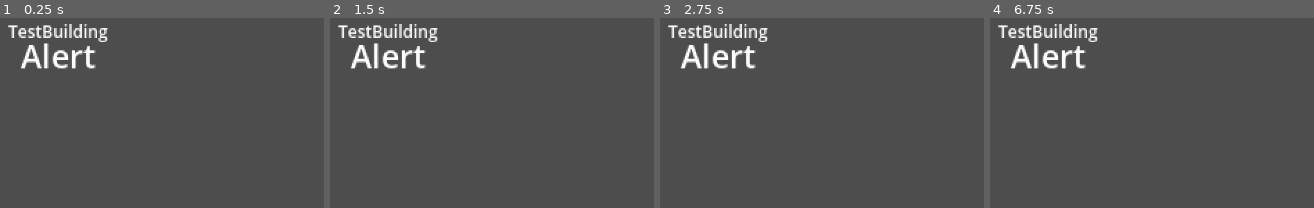
Above: before the commit, frames 1-4 (left to right).
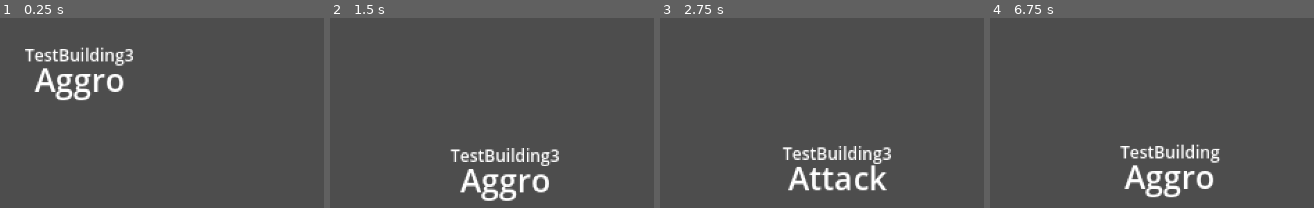
Above: after the commit, the same moments.

Repository: Cedro23/TDCardGame
Game: Godot game, scene res://scenes/game.tscn
Same seed, same stepped clock (60 frames per second), same inputs: the game is played once before the commit and once after it.
Inputs:
- Up to frame 1 (0.25 s): no input
- Up to frame 2 (1.5 s): no input
- Up to frame 3 (2.75 s): tap Enter at 2 s
- Up to frame 4 (6.75 s): tap Space at 2.75, 4.25, 5.75 s; tap Enter at 3.5, 5 s

The runs differ from the first frame. In frame 1, 5.3% of the frame differs, in the area x 2-42%, y 3-44%; in frame 2, 6.1%, in the area x 2-71%, y 3-97%; in frame 3, 6.0%; in frame 4, 5.8%.
Error before the commit: Invalid access to property or key 'target' on a base object of type 'Nil'. (res://scripts/entities/enemies/alert_state.gd:8)

Commit message:
Fixed distance computation function (#14)

Diff:
--- a/scenes/enemies/melee_enemy.tscn
+++ b/scenes/enemies/melee_enemy.tscn
@@ -28,12 +28,13 @@
 [node name="EnemyHitBox" type="CollisionShape2D" parent="."]
 shape = SubResource("CircleShape2D_xyw2v")
 
-[node name="EnemyStateMachine" parent="." node_paths=PackedStringArray("enemy", "current_state") instance=ExtResource("2_rmnyg")]
-enemy = NodePath("..")
+[node name="EnemyStateMachine" parent="." node_paths=PackedStringArray("entity", "current_state") instance=ExtResource("2_rmnyg")]
+entity = NodePath("..")
 current_state = NodePath("Alert")
 
 [node name="Alert" type="Node" parent="EnemyStateMachine"]
 script = ExtResource("3_q4ba4")
+can_move = null
 
 [node name="Aggro" type="Node" parent="EnemyStateMachine"]
 script = ExtResource("4_pfile")
@@ -53,7 +54,7 @@
 script = ExtResource("6_cytqf")
 state_machine = NodePath("../EnemyStateMachine")
 
-[node name="TargetDebug" type="Label" parent="." node_paths=PackedStringArray("enemy")]
+[node name="TargetDebug" type="Label" parent="." node_paths=PackedStringArray("entity")]
 offset_left = -54.0
 offset_top = -59.0
 offset_right = 54.0
@@ -62,6 +63,6 @@
 label_settings = SubResource("LabelSettings_5wudp")
 horizontal_alignment = 1
 script = ExtResource("7_rfue3")
-enemy = NodePath("..")
+entity = NodePath("..")
 
 [connection signal="timeout" from="AttackTimer" to="EnemyStateMachine/Attack" method="_on_attack_timer_timeout"]
--- a/scenes/enemies/ranged_enemy.tscn
+++ b/scenes/enemies/ranged_enemy.tscn
@@ -28,12 +28,13 @@
 [node name="EnemyHitBox" type="CollisionShape2D" parent="."]
 shape = SubResource("CircleShape2D_242il")
 
-[node name="EnemyStateMachine" parent="." node_paths=PackedStringArray("enemy", "current_state") instance=ExtResource("2_6omv4")]
-enemy = NodePath("..")
+[node name="EnemyStateMachine" parent="." node_paths=PackedStringArray("entity", "current_state") instance=ExtResource("2_6omv4")]
+entity = NodePath("..")
 current_state = NodePath("Alert")
 
 [node name="Alert" type="Node" parent="EnemyStateMachine"]
 script = ExtResource("3_cinbb")
+can_move = null
 
 [node name="Aggro" type="Node" parent="EnemyStateMachine"]
 script = ExtResource("4_43v6s")
@@ -53,7 +54,7 @@
 script = ExtResource("6_1plag")
 state_machine = NodePath("../EnemyStateMachine")
 
-[node name="TargetDebug" type="Label" parent="." node_paths=PackedStringArray("enemy")]
+[node name="TargetDebug" type="Label" parent="." node_paths=PackedStringArray("entity")]
 offset_left = -54.0
 offset_top = -59.0
 offset_right = 54.0
@@ -62,6 +63,6 @@
 label_settings = SubResource("LabelSettings_hlch6")
 horizontal_alignment = 1
 script = ExtResource("7_lqhyr")
-enemy = NodePath("..")
+entity = NodePath("..")
 
 [connection signal="timeout" from="AttackTimer" to="EnemyStateMachine/Attack" method="_on_attack_timer_timeout"]
--- a/scripts/entities/enemies/aggro_state.gd
+++ b/scripts/entities/enemies/aggro_state.gd
@@ -2,10 +2,10 @@
 class_name AggroState
 
 func process_physics(_delta: float):
-	if enemy.target != null && can_move:
-		var direction_to_target = (enemy.target.position - enemy.global_position).normalized()
-		enemy.velocity = direction_to_target * enemy.speed
-		enemy.move_and_slide()
+	if entity.target != null && can_move:
+		var direction_to_target = (entity.target.position - entity.global_position).normalized()
+		entity.velocity = direction_to_target * entity.speed
+		entity.move_and_slide()
 
-		if enemy.target_in_range():
+		if entity.target_in_range():
 			transitioned.emit("attack")
--- a/scripts/entities/enemies/alert_state.gd
+++ b/scripts/entities/enemies/alert_state.gd
@@ -5,5 +5,5 @@
 	pass
 
 func process(_delta: float):
-	if enemy.target != null:
+	if entity.target != null:
 		transitioned.emit("aggro")
--- a/scripts/entities/enemies/attack_state.gd
+++ b/scripts/entities/enemies/attack_state.gd
@@ -4,26 +4,26 @@
 var can_attack: bool = false
 
 func enter():
-	enemy.attack_timer.start()
+	entity.attack_timer.start()
 
 
 func process_physics(_delta: float):
-	if enemy.target == null or not target_in_range():
-		enemy.attack_timer.stop()
+	if entity.target == null or not target_in_range():
+		entity.attack_timer.stop()
 		transitioned.emit("alert")
 
 func process(_delta: float):
 	if can_attack:
 		attack()
-		enemy.attack_timer.start()
+		entity.attack_timer.start()
 
 func attack():
-	enemy.target.take_damage(enemy.attack_damage)
+	entity.target.take_damage(entity.attack_damage)
 	can_attack = false
 
 func _on_attack_timer_timeout():
 	can_attack = true
 
 func target_in_range() -> bool:
-	var distance = enemy.position.distance_to(enemy.target.position)
-	return distance <= enemy.attack_range
+	var distance = entity.position.distance_to(entity.target.position)
+	return distance <= entity.attack_range
--- a/scripts/entities/enemies/basic_enemy.gd
+++ b/scripts/entities/enemies/basic_enemy.gd
@@ -1,27 +1,2 @@
 extends Enemy
 class_name BasicEnemy
-
-# Called every frame. 'delta' is the elapsed time since the previous frame.
-func _process(_delta: float):
-	if target == null:
-		target = get_target()
-		if target != null:
-			target.destroyed.connect(_on_target_destroyed)
-
-
-func get_target():
-	# TODO: Get buildings from player_manager
-	var closest_building: Building = null
-	var buildings = get_tree().get_nodes_in_group("Building")
-
-	# TODO: Change distance computation to make it work better
-	for b in buildings:
-		var distance = position.distance_to(b.position)
-		if closest_building == null or distance < closest_building.position.distance_to(b.position):
-			closest_building = b
-
-	return closest_building
-
-func _on_target_destroyed():
-	target.destroyed.disconnect(_on_target_destroyed)
-	target = null
--- a/scripts/entities/enemies/enemy.gd
+++ b/scripts/entities/enemies/enemy.gd
@@ -19,8 +19,34 @@
 	attack_timer.wait_time = attack_cooldown
 	_hp = _max_hp
 
+# Called every frame. 'delta' is the elapsed time since the previous frame.
 func _process(_delta: float):
-	pass
+	if target == null:
+		target = get_target()
+		if target != null:
+			target.destroyed.connect(_on_target_destroyed)
+
+
+func get_target():
+	# TODO: Get buildings from player_manager
+	var closest_building: Building = null
+	var shortest_distance: float
+	var buildings = get_tree().get_nodes_in_group("Building")
+
+	print(len(buildings))
+
+	# TODO: Change distance computation to make it work better
+	for b in buildings:
+		var distance = position.distance_to(b.position)
+		if closest_building == null or distance < shortest_distance:
+			closest_building = b
+			shortest_distance = distance
+
+	return closest_building
+
+func _on_target_destroyed():
+	target.destroyed.disconnect(_on_target_destroyed)
+	target = null
 
 func take_damage(damage: float):
 	_hp -= damage
--- a/scripts/entities/enemies/enemy_state_machine.gd
+++ b/scripts/entities/enemies/enemy_state_machine.gd
@@ -12,7 +12,7 @@
 
 			# Connect to the state changed signal
 			child.transitioned.connect(_on_state_changed)
-			child.enemy = entity
+			child.entity = entity
 		else:
 			push_warning('Child' + child.name + ' is not a State for CharacterStateMachine.')
 
--- a/scripts/state.gd
+++ b/scripts/state.gd
@@ -6,7 +6,7 @@
 @export var can_move: bool = true
 var next_state: State
 
-var enemy: Entity
+var entity: Entity
 
 func handle_input(_event: InputEvent):
 	pass
--- a/scripts/tools/target_debug.gd
+++ b/scripts/tools/target_debug.gd
@@ -1,10 +1,10 @@
 extends Label
 
-@export var enemy: Enemy
+@export var entity: Entity
 
 # Called every frame. 'delta' is the elapsed time since the previous frame.
 func _process(_delta):
-	if enemy.target != null:
-		text = enemy.target.name
+	if entity.target != null:
+		text = entity.target.name
 	else:
 		text = "None"
